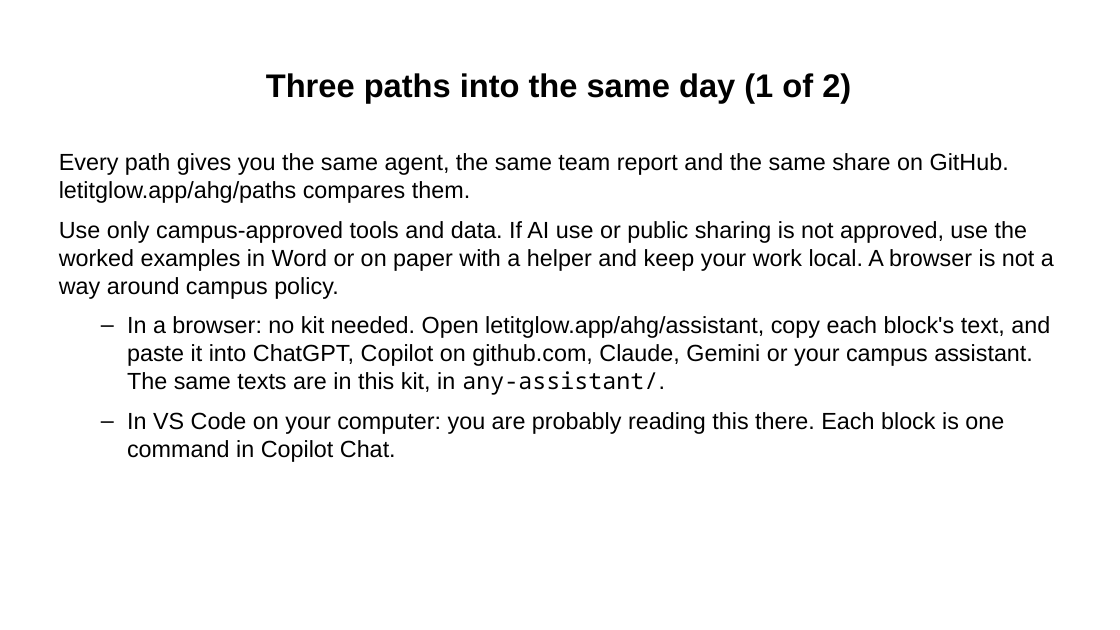
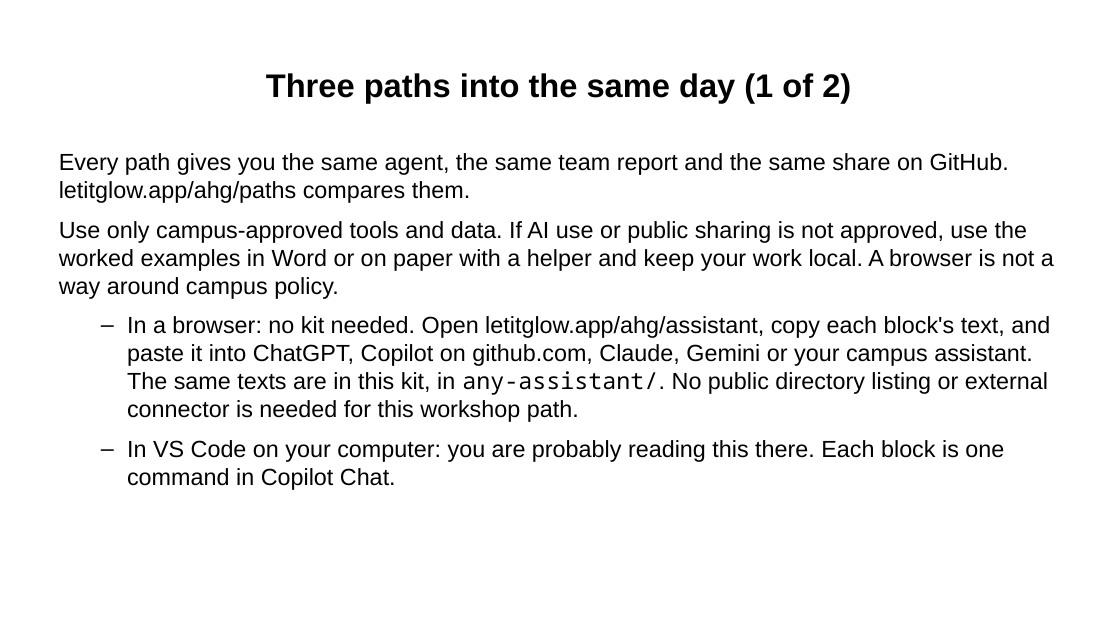
Before and after one commit to Community-Access/glow, a slide deck: slide 3 of docs/ahg-2026/kit/read-me.pptx. Drawn at 1120x630 pixels with LibreOffice and Linux fonts; fonts in the diff are those of the drawing. Boxes give left, top, right and bottom in pixels: in the first picture for what was removed or moved away, otherwise in the second. Text is boxed around its words. In the diff, an @@ line names an element or a change of style, - is before the commit and + after.

```diff
--- a/docs/ahg-2026/kit/read-me.pptx
+++ b/docs/ahg-2026/kit/read-me.pptx
@@ text at (x1=127, y1=316, x2=1050, y2=422): text changed @@
-  – In a browser: no kit needed. Open letitglow.app/ahg/assistant, copy each block's text, and paste it into ChatGPT, Copilot on github.com, Claude, Gemini or your campus assistant. The same texts are in this kit, in any-assistant/.
+  – In a browser: no kit needed. Open letitglow.app/ahg/assistant, copy each block's text, and paste it into ChatGPT, Copilot on github.com, Claude, Gemini or your campus assistant. The same texts are in this kit, in any-assistant/. No public directory listing or external connector is needed for this workshop path.
```
Also in this commit, not shown: 18 other files.
